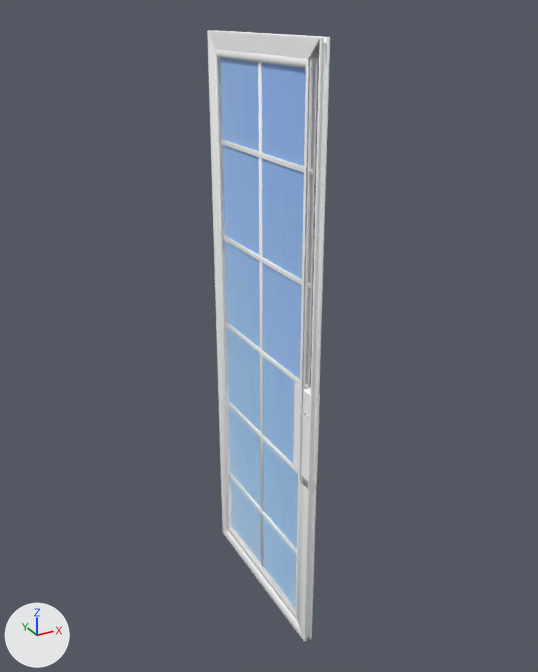
What one commit did to the OBJ model ProyectoFinal/P8_1/Models/Objetos2/VentanaT2_8.obj.
The view is the same before and after, from a 50 mm camera at (-0.485, -1.057, 1.5) aimed at (0.016, -0.145, 1.045). Lighting does not change. The marker at lower left points along +X, +Y and +Z. Where no turn or scale is listed for an object, it has been applied to the vertices.

Objects in the first picture: 'VentanaT2_8'.
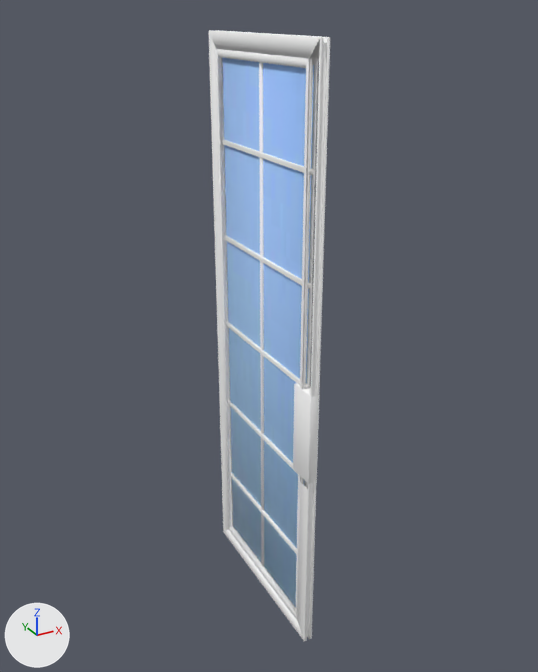
The newer file is also turned or shifted as a whole; pictures and numbers use the older file's frame.

Scene script edits in JSON lines:
```json
{"block": "me_ventanat2_8", "where": "# used by ob_ventanat2_8; location = (0.0, 0.0, 0.0)"}
{"op": "remove", "block": "me_ventanat2_8", "code": "me_ventanat2_8.from_pydata(...)  # 648 vertices, 562 faces; spans x -0.006..0.011, y -0.302..0.005, z 0.578..1.472"}
{"op": "add", "block": "me_ventanat2_8", "code": "me_ventanat2_8.from_pydata(...)  # 648 vertices, 562 faces; spans x -0.006..0.013, y -0.302..0.006, z 0.578..1.472"}
{"block": "me_ventanat2_8", "change": "me_ventanat2_8 part 1: the loose piece of 32 vertices spanning x -0.002..0.007, y -0.28..-0.018, z 1.019..1.026 is multiplied about its middle by the matrix ((-0.999, 0.023, 0.0), (0.035, 0.999, 0.0), (0.0, 0.001, 1.0)), then moved by (0.001, 0.0, 0.0)"}
{"block": "me_ventanat2_8", "change": "me_ventanat2_8 part 2: the loose piece of 32 vertices spanning x 0.0..0.005, y -0.152..-0.146, z 0.608..1.447 is scaled about its middle by (-0.999, 1, 1), then moved by (0.001, 0.0, 0.0)"}
{"block": "me_ventanat2_8", "change": "me_ventanat2_8 part 3: the loose piece of 24 vertices spanning x -0.003..0.011, y -0.3..-0.255, z 0.878..1.019 is turned 179.7 degrees about the z axis through its middle, then moved by (-0.002, -0.002, 0.0)"}
{"block": "me_ventanat2_8", "change": "me_ventanat2_8 part 4: the loose piece of 8 vertices spanning x 0.001..0.005, y -0.275..-0.025, z 0.606..1.441 is scaled about its middle by (-1.36, -1, 1), then moved by (0.002, -0.001, 0.0)"}
{"block": "me_ventanat2_8", "change": "me_ventanat2_8 part 5: 17 vertices moved within x -0.005..0.01, y -0.302..-0.018, z 0.602..1.471; 400 vertices removed from x -0.006..0.011, y -0.302..0.005, z 0.578..1.472; 400 vertices added at x -0.005..0.013, y -0.302..0.006, z 0.578..1.472"}
```

Boxes [x1, y1, x2, y2] around the edits, measured in the pictures (538 x 672 px; the box of a moved part takes in the faces that stretch with it):
```json
{"object": "VentanaT2_8", "change": "reshaped", "before": [207, 30, 330, 642], "after": [209, 30, 330, 641]}
{"part": 1, "of": "me_ventanat2_8", "change": "moved or reshaped", "before": [225, 322, 309, 389], "after": [226, 322, 309, 389]}
{"part": 2, "of": "me_ventanat2_8", "change": "moved or reshaped", "before": [258, 62, 264, 567], "after": [259, 62, 264, 566]}
{"part": 3, "of": "me_ventanat2_8", "change": "moved or reshaped", "before": [293, 382, 320, 481], "after": [293, 383, 320, 484]}
{"part": 4, "of": "me_ventanat2_8", "change": "moved or reshaped", "before": [220, 57, 312, 608], "after": [222, 58, 314, 607]}
{"part": 5, "of": "me_ventanat2_8", "change": "moved or reshaped", "before": [207, 30, 330, 642], "after": [209, 30, 330, 641]}
```
